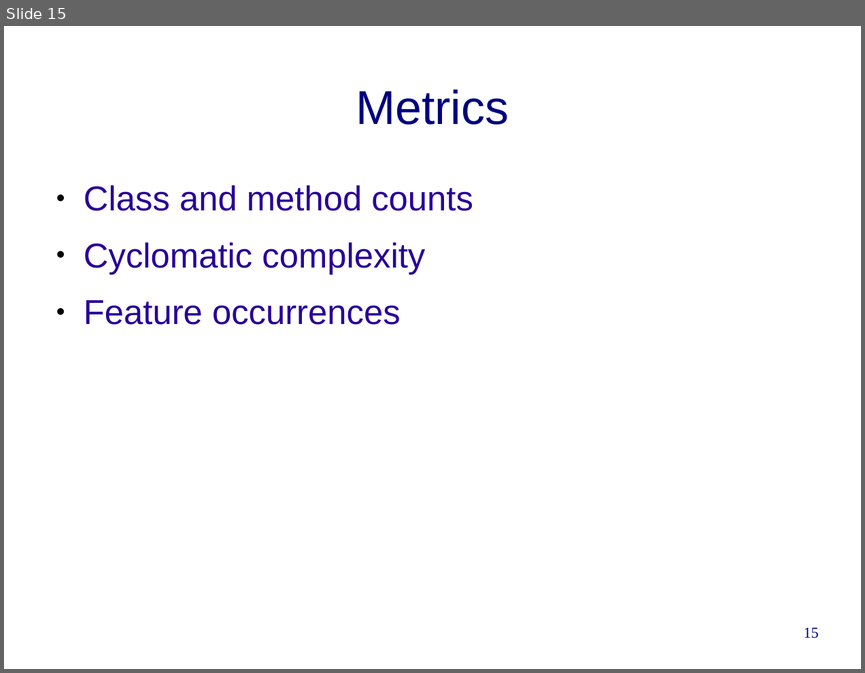
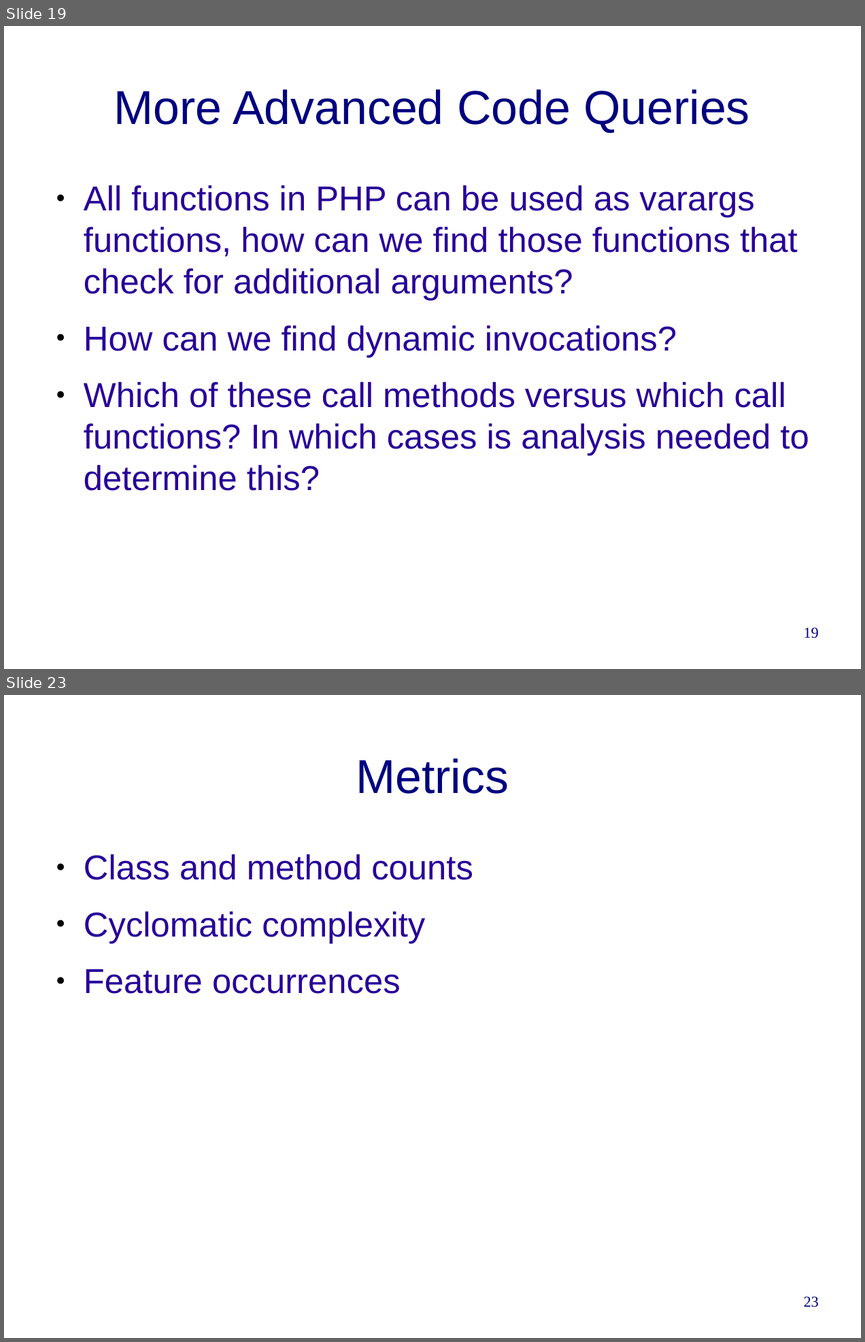
Before and after one commit to cwi-swat/rascal-course-pldi-2015, a slide deck: presentations/PHP-analysis.odp. Shown one above the other, each under a label of ours: slide 15 before the commit, slides 19 and 23 after it; the slides between them are not shown. The pictures are 865x673 and 865x1342 pixels, drawn with LibreOffice and Linux fonts; fonts in the diff are those of the drawing; background and template pictures are left out. Boxes give left, top, right and bottom in pixels: in the first picture for what was removed or moved away, otherwise in the second. Text is boxed around its words. In the diff, an @@ line names an element or a change of style, - is before the commit and + after.

```diff
--- a/presentations/PHP-analysis.odp
+++ b/presentations/PHP-analysis.odp
@@ slide 19 added at [4, 26, 861, 669], background #FFFFFF @@
@@ title added at [114, 89, 749, 133], 44 pt, text #000080 @@
+More Advanced Code Queries
@@ text added at [84, 185, 808, 490], 32 pt, text #280099 @@
+● All functions in PHP can be used as varargs functions, how can we find those functions that check for additional arguments?
+● How can we find dynamic invocations?
+● Which of these call methods versus which call functions? In which cases is analysis needed to determine this?
@@ page number added at [804, 627, 819, 638], 14 pt, text #000080 @@
+19
@@ what was slide 15 is now slide 23 @@
@@ page number at [804, 1296, 819, 1307]: text changed @@
-15
+23
```
Also in this commit, not shown: 6 slides changed, 15 other slides added, 9 slides removed, 1 other file.
